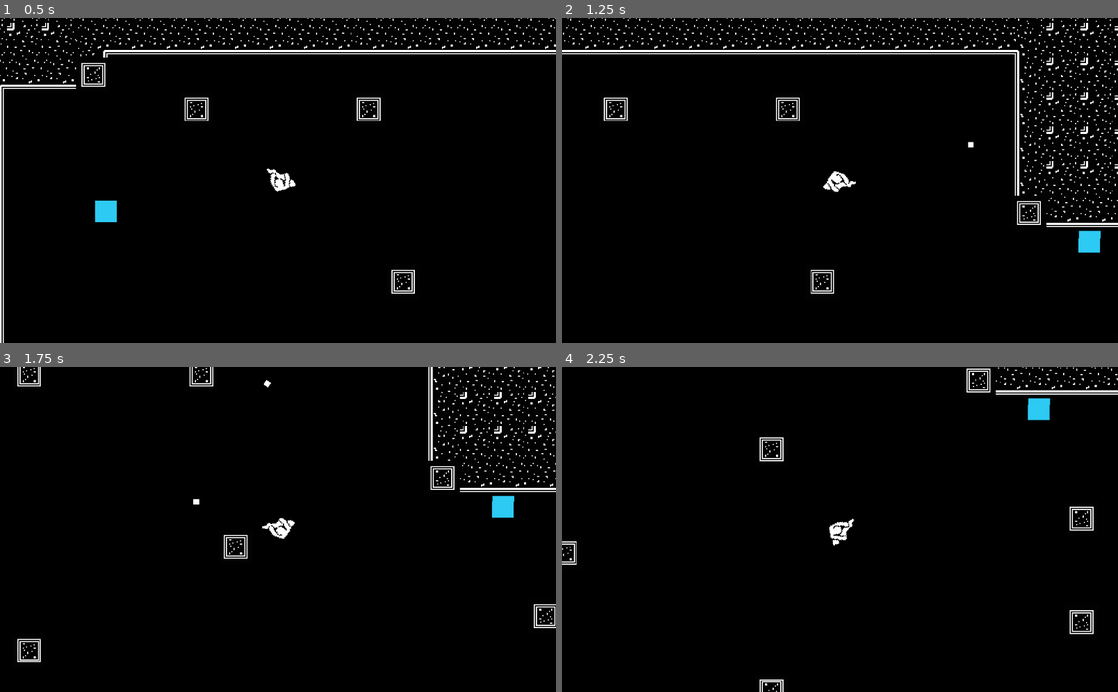
Above: before the commit, frames 1-4 (two rows, left to right).
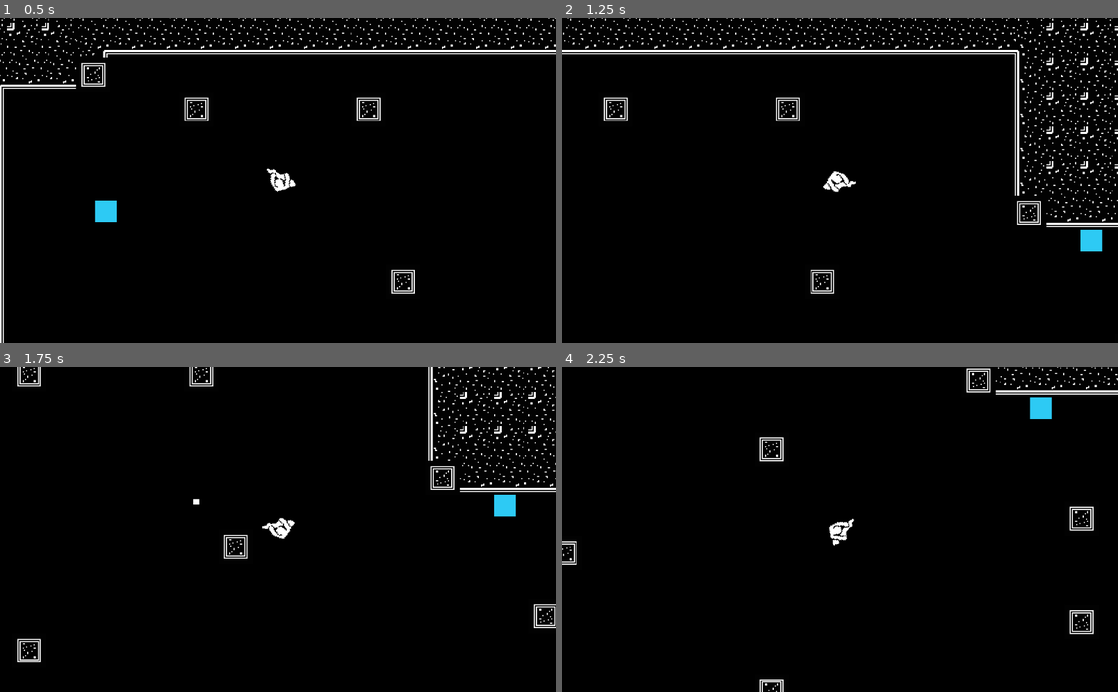
Above: after the commit, the same moments.

Repository: godofecht/Decomposition-Godofecht
Game: Godot game, scene res://World/World.tscn
Same seed, same stepped clock (60 frames per second), same inputs: the game is played once before the commit and once after it.
Inputs (mouse positions are in pixels of both pictures, inside the frame that each line leads up to):
- Up to frame 1 (0.5 s): no input
- Up to frame 2 (1.25 s): move the mouse to (962, 164) at 0.52 s; hold Right from 0.53 s (still down); click (962, 164) at 0.6 s; right-click (962, 164) at 0.8 s
- Up to frame 3 (1.75 s): move the mouse to (166, 545) at 1.27 s; release Right at 1.28 s; hold Down from 1.28 s (still down); right-click (166, 545) at 1.35 s; click (166, 545) at 1.55 s
- Up to frame 4 (2.25 s): move the mouse to (895, 458) at 2.02 s; release Down at 2.03 s; hold Right from 2.03 s (still down); hold S (KEY_DOWN) from 2.03 s (still down)

Frame 1 is identical in both runs. In frame 2, 0.1% of the frame differs, in the area x 73-98%, y 38-73%; in frame 3, 0.1%; in frame 4, 0.1%.

Commit message:
implemented absorb base

Diff:
--- a/Bacteria/Bacteria.tscn
+++ b/Bacteria/Bacteria.tscn
@@ -9,15 +9,14 @@
 gradient = SubResource( 1 )
 width = 1
 
-[sub_resource type="CircleShape2D" id=3]
-radius = 0.552301
+[sub_resource type="RectangleShape2D" id=3]
+extents = Vector2( 0.50613, 0.485907 )
 
-[sub_resource type="CircleShape2D" id=4]
-radius = 0.0275563
+[sub_resource type="RectangleShape2D" id=4]
+extents = Vector2( 0.0249574, 0.0246931 )
 
 [node name="Node2D" type="RigidBody2D"]
-scale = Vector2( 20, 20 )
-collision_layer = 4
+collision_layer = 36
 collision_mask = 15
 script = ExtResource( 1 )
 
@@ -27,7 +26,7 @@
 texture = SubResource( 2 )
 
 [node name="Collision" type="CollisionShape2D" parent="."]
-position = Vector2( 0.0649073, -0.00680935 )
+position = Vector2( 0.0649073, -0.34737 )
 scale = Vector2( 20, 20 )
 shape = SubResource( 3 )
 
--- a/Bullet/Bullet.tscn
+++ b/Bullet/Bullet.tscn
@@ -11,11 +11,11 @@
 gradient = SubResource( 2 )
 width = 1
 
-[sub_resource type="CircleShape2D" id=4]
-radius = 2.66961
+[sub_resource type="RectangleShape2D" id=4]
+extents = Vector2( 2.68305, 2.43604 )
 
 [node name="Bullet" type="RigidBody2D"]
-collision_layer = 8
+collision_layer = 40
 collision_mask = 2
 physics_material_override = SubResource( 1 )
 
@@ -24,5 +24,5 @@
 texture = SubResource( 3 )
 
 [node name="Collision" type="CollisionShape2D" parent="."]
-position = Vector2( -0.0149059, -0.0596204 )
+position = Vector2( -0.0149059, -0.0745254 )
 shape = SubResource( 4 )
--- a/Player/Player.gd
+++ b/Player/Player.gd
@@ -6,6 +6,9 @@
 export var BULLET_SPEED = 400
 
 onready var Bullet_Scene = preload("res://Bullet/Bullet.tscn")
+onready var AbsorbCollision = $AbsorbArea/AbsorbCollision
+
+export var ammo = 3
 
 enum {
 	RUNNING,
@@ -31,9 +34,6 @@
 	input_vector.x = Input.get_action_strength("KEY_RIGHT") - Input.get_action_strength("KEY_LEFT")
 	input_vector.y = Input.get_action_strength("KEY_DOWN") - Input.get_action_strength("KEY_UP")
 	input_vector = input_vector.normalized()
-	var mouse_vec = get_global_mouse_position()
-	var a = Vector2(-mouse_vec.y, mouse_vec.x).angle()
-	var r_radians = get_global_mouse_position().angle_to(global_position)
 
 	rotation_degrees = rad2deg(get_angle_to(get_global_mouse_position()) + rotation) + 90
 
@@ -44,11 +44,35 @@
 		velocity = velocity.move_toward(Vector2.ZERO, FRICTION * delta)
 
 	if Input.is_action_just_pressed("PRIMARY"):
-		var bullet = Bullet_Scene.instance()
-		bullet.global_position = global_position + Vector2(-10, 0).rotated(deg2rad(rotation_degrees + 90))
-		bullet.apply_impulse(Vector2(0,0).rotated(deg2rad(rotation_degrees + 90)), Vector2(BULLET_SPEED, 0).rotated(deg2rad(rotation_degrees - 90)))
-		get_parent().add_child(bullet)
+		shoot()
+
+	if Input.is_action_just_pressed("SECONDARY"):
+		absorb()
+
+	if Input.is_action_just_released("SECONDARY"):
+		stopAbsorbing()
+
 	move()
+
+func shoot():
+	if (ammo <= 0): return
+	ammo -= 1
+	var bullet = Bullet_Scene.instance()
+	bullet.global_position = global_position + Vector2(-10, 0).rotated(deg2rad(rotation_degrees + 90))
+	bullet.apply_impulse(Vector2(0,0).rotated(deg2rad(rotation_degrees + 90)), Vector2(BULLET_SPEED, 0).rotated(deg2rad(rotation_degrees - 90)))
+	get_parent().add_child(bullet)
+
+func absorb():
+	print("Absorb enabled")
+	AbsorbCollision.disabled = false
+
+func stopAbsorbing():
+	print("Absorb disabled")
+	AbsorbCollision.disabled = true
 
 func move():
 	velocity = move_and_slide(velocity)
+
+func _on_AbsorbArea_body_entered(body: Node) -> void:
+	body.queue_free()
+	ammo += 1
--- a/Player/Player.tscn
+++ b/Player/Player.tscn
@@ -15,6 +15,9 @@
 [sub_resource type="CircleShape2D" id=2]
 radius = 9.03929
 
+[sub_resource type="ConvexPolygonShape2D" id=3]
+points = PoolVector2Array( -10, 0, 10, 0, 0, -20 )
+
 [node name="Player" type="KinematicBody2D"]
 collision_mask = 2
 script = ExtResource( 3 )
@@ -27,3 +30,14 @@
 [node name="Collision" type="CollisionShape2D" parent="."]
 position = Vector2( 0.358982, 2.06413 )
 shape = SubResource( 2 )
+
+[node name="AbsorbArea" type="Area2D" parent="."]
+collision_layer = 0
+collision_mask = 32
+
+[node name="AbsorbCollision" type="CollisionShape2D" parent="AbsorbArea"]
+position = Vector2( -0.0462036, -39.293 )
+rotation = 3.14159
+scale = Vector2( 2, 2 )
+shape = SubResource( 3 )
+[connection signal="body_entered" from="AbsorbArea" to="." method="_on_AbsorbArea_body_entered"]
--- a/project.godot
+++ b/project.godot
@@ -85,6 +85,8 @@
 2d_physics/layer_2="World"
 2d_physics/layer_3="Bacteria"
 2d_physics/layer_4="Bullets"
+2d_physics/layer_5="AbsorbRay"
+2d_physics/layer_6="Absorbable"
 
 [physics]
 
Not shown: 1 places in Player/Player.tscn that only renumber resources
